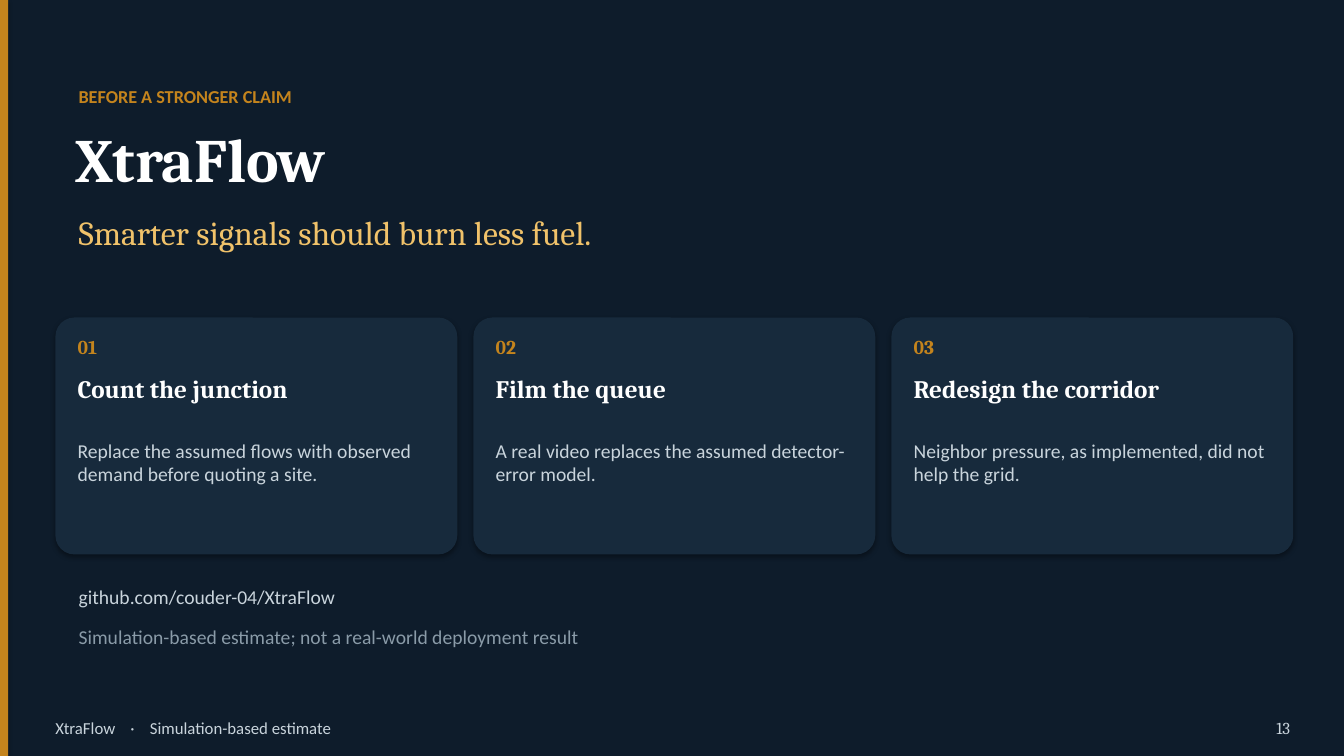
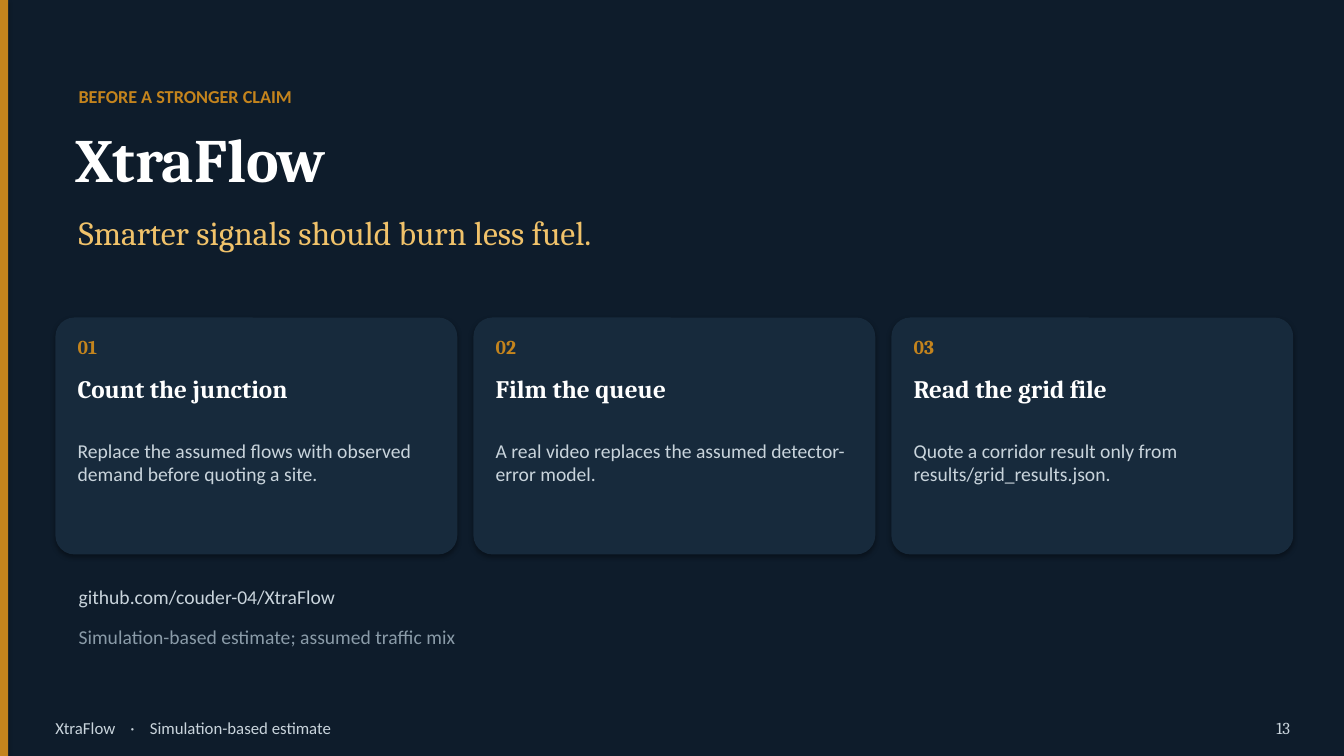
Before and after one commit to couder-04/XtraFlow, a slide deck: slide 13 of results/deck.pptx. Drawn at 1344x756 pixels with LibreOffice and Linux fonts; fonts in the diff are those of the drawing. Boxes give left, top, right and bottom in pixels: in the first picture for what was removed or moved away, otherwise in the second. Text is boxed around its words. In the diff, an @@ line names an element or a change of style, - is before the commit and + after.

Commit message:
Finish the time-cut XtraFlow study and publish results.
Keep the 200k PPO zip on disk but leave rl_ppo out of the TEST comparison so the remaining controllers, report, and deck can finish within a short wall-clock budget.

```diff
--- a/results/deck.pptx
+++ b/results/deck.pptx
@@ text at bbox=[914, 380, 1107, 404]: text changed @@
-Redesign the corridor
+Read the grid file
@@ text at bbox=[914, 444, 1178, 485]: text changed @@
-Neighbor pressure, as implemented, did not help the grid.
+Quote a corridor result only from results/grid_results.json.
@@ text at bbox=[79, 630, 455, 646]: text changed @@
-Simulation-based estimate; not a real-world deployment result
+Simulation-based estimate; assumed traffic mix
```
Also in this commit, not shown: 10 other slides changed, 55 other files.
